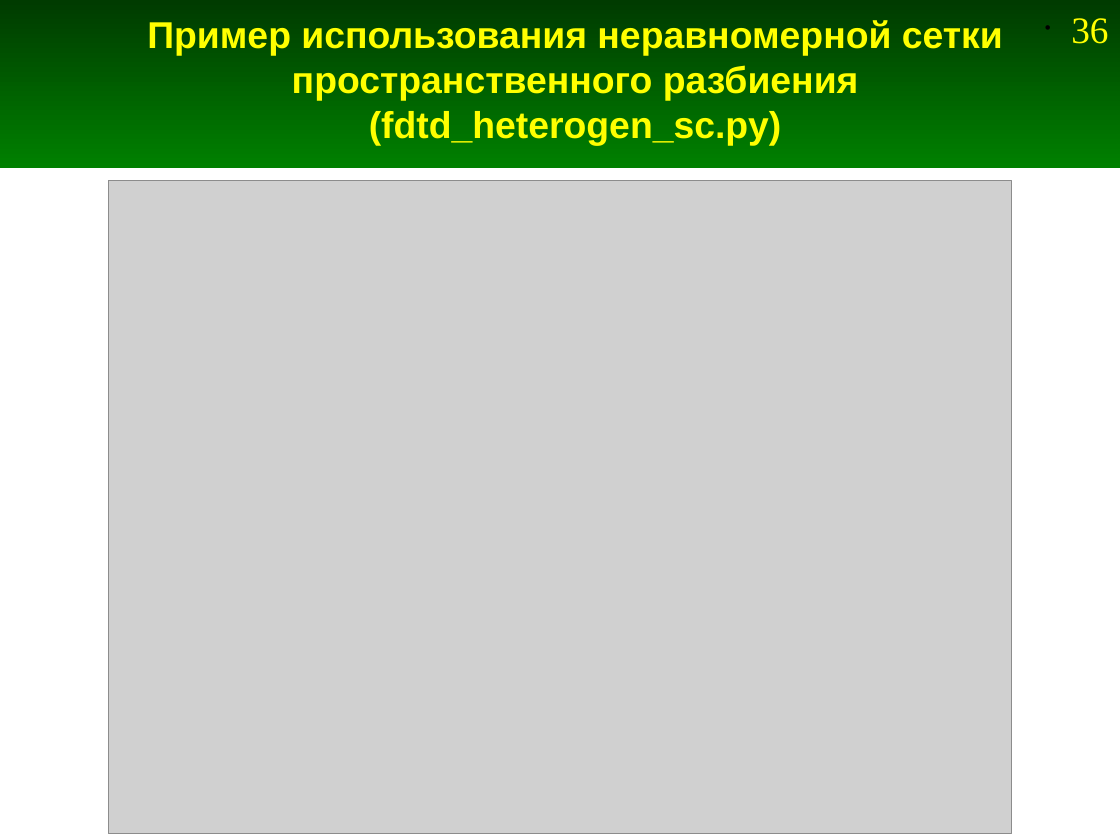
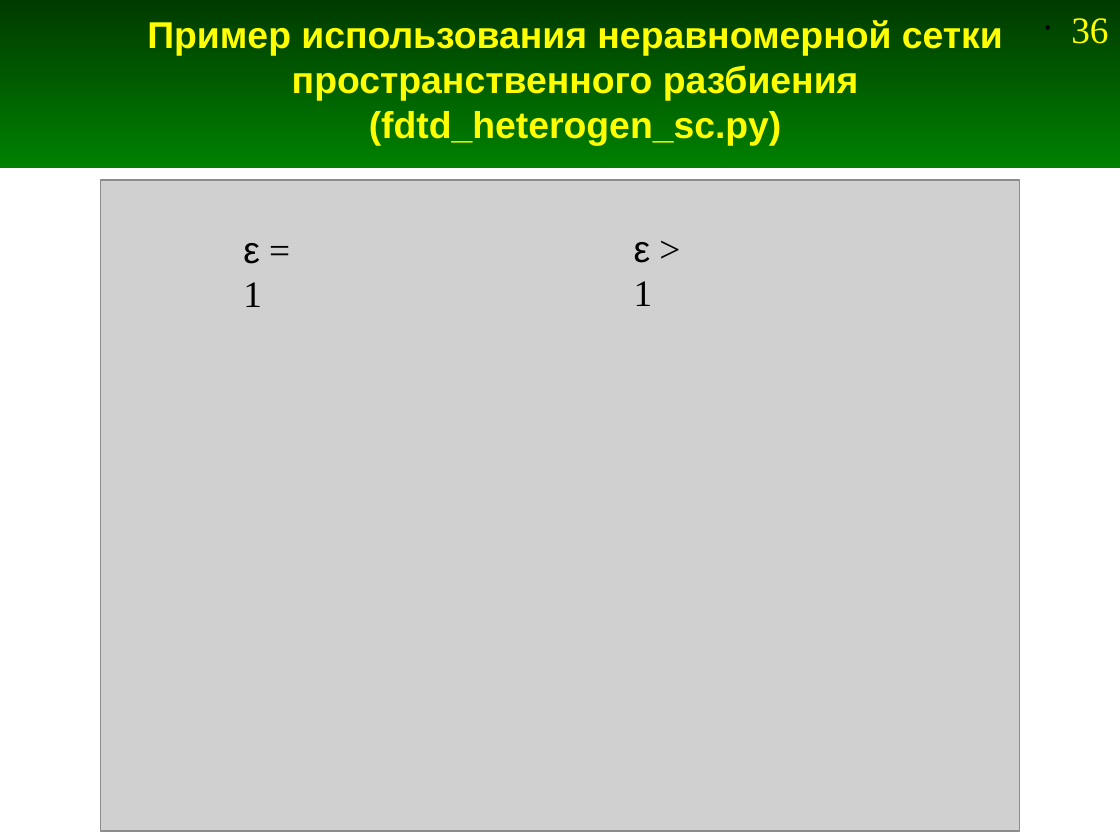
Before and after one commit to Jenyay/modelling, a slide deck: slide 36 of presentations/11. FDTD-1D Numerical dispersion.odp. Drawn at 1120x840 pixels with LibreOffice and Linux fonts; fonts in the diff are those of the drawing; grey boxes stand for pictures. Boxes give left, top, right and bottom in pixels: in the first picture for what was removed or moved away, otherwise in the second. Text is boxed around its words. In the diff, an @@ line names an element or a change of style, - is before the commit and + after.

```diff
--- a/presentations/11. FDTD-1D Numerical dispersion.odp
+++ b/presentations/11. FDTD-1D Numerical dispersion.odp
@@ picture: place and size @@
-picture at (109, 180, 1012, 833)
+picture at (100, 180, 1019, 831)
@@ text added at (243, 243, 262, 307), 24 pt, text #000000 @@
+ε = 1
@@ text added at (634, 242, 653, 306), 24 pt, text #000000 @@
+ε > 1
```
Also in this commit, not shown: 4 other files.
